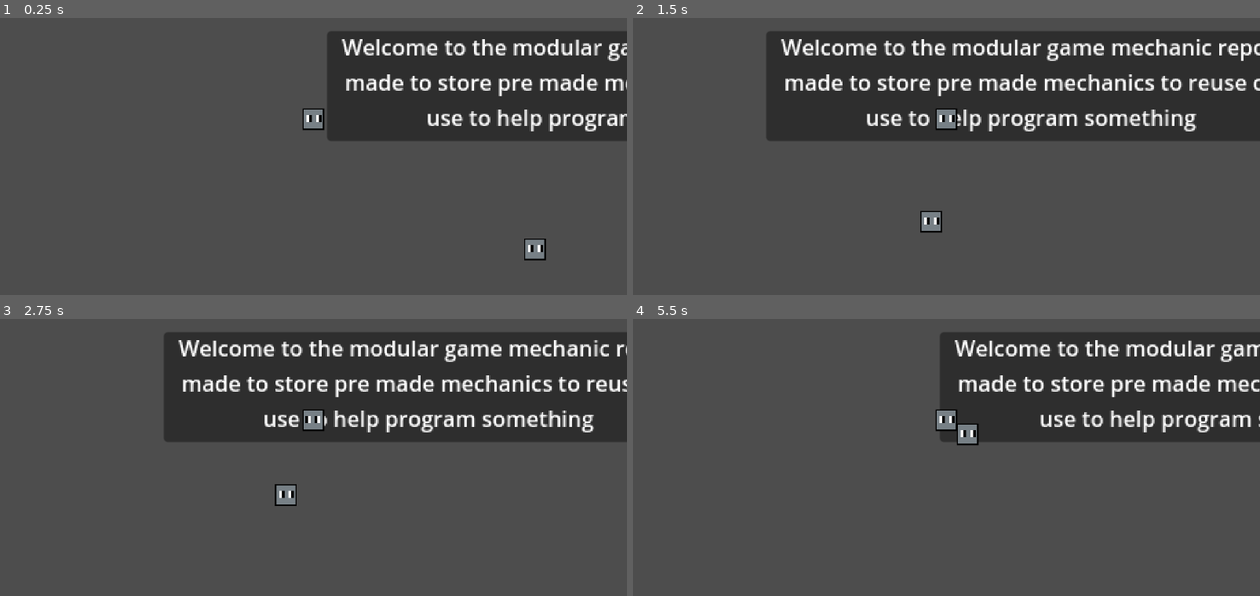
Above: before the commit, frames 1-4 (two rows, left to right).
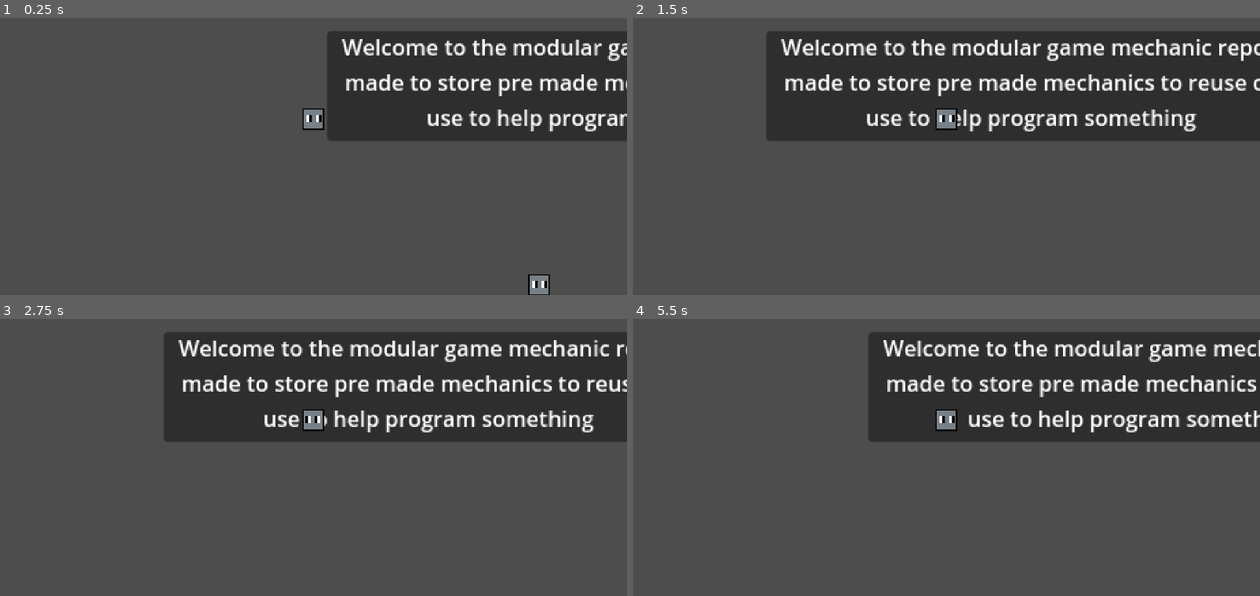
Above: after the commit, the same moments.

Repository: DelusionalDebugger/Modular-game-mechanic-collection
Game: Godot game, scene res://Main menu/main.tscn
The game is run twice, just before and just after one commit, with the same random seed, the same clock (stepped at 60 frames per second) and the same inputs.
Inputs:
- Up to frame 1 (0.25 s): no input
- Up to frame 2 (1.5 s): tap Enter (ui_accept) at 0.5, 0.77 s; hold D (Right) from 0.53 s (still down)
- Up to frame 3 (2.75 s): tap Enter (ui_accept) at 1.52 s; release D (Right) at 2.03 s; hold A (Left) from 2.03 s (still down)
- Up to frame 4 (5.5 s): tap Enter (ui_accept) at 3.02, 3.77, 4.52 s; release A (Left) at 4.28 s; hold D (Right) from 4.28 s (still down)

The runs differ from the first frame. In frame 1, 0.5% of the frame differs, in the area x 83-88%, y 79-100%; in frame 2, 0.3%; in frame 3, 0.3%; in frame 4, 9.6%, in the area x 37-100%, y 4-46%.

Commit message:
Enemy now finds a new location to move to
Two floating point numbers are prob ot gonna be the same so using distance to will calc diist until target is reached, so using this allows entity to know when to move to another location

Diff:
--- a/Collection/Enemies/AI/Enemies/Find point enemy/find_point_enemy.gd
+++ b/Collection/Enemies/AI/Enemies/Find point enemy/find_point_enemy.gd
@@ -1,19 +1,18 @@
 extends CharacterBody2D
 
-@onready var pointTracker: RayCast2D = $PointTracker
-
 var chosenLocation : Vector2
-var movementVelocity : int = 30
+var movementVelocity : int = 90
 var targetLocation : Vector2
 
 func _ready() -> void:
 	randomize()
-	targetLocation = Vector2(randi_range(-2000,2000),randi_range(-2000,2000))	#Can replace these ranges with screen or scene size needed
+	chosenLocation = Vector2(randi_range(-2000,2000),randi_range(-2000,2000))	#Can replace these ranges with screen or scene size needed
 
 func _physics_process(delta: float) -> void:
-	pointTracker.look_at(chosenLocation)
 	targetLocation = (chosenLocation - global_position).normalized()
-	position += movementVelocity * delta * targetLocation
+	global_position += movementVelocity * delta * targetLocation
+	print(chosenLocation)
 
-	if targetLocation == Vector2(0,0):
-		targetLocation = Vector2(randi_range(-2000,2000),randi_range(-2000,2000))
+	if global_position.distance_to(chosenLocation) < 3.0: #If distance to destination is less than 3.0
+		randomize()
+		chosenLocation = Vector2(randi_range(-2000,2000),randi_range(-2000,2000))
